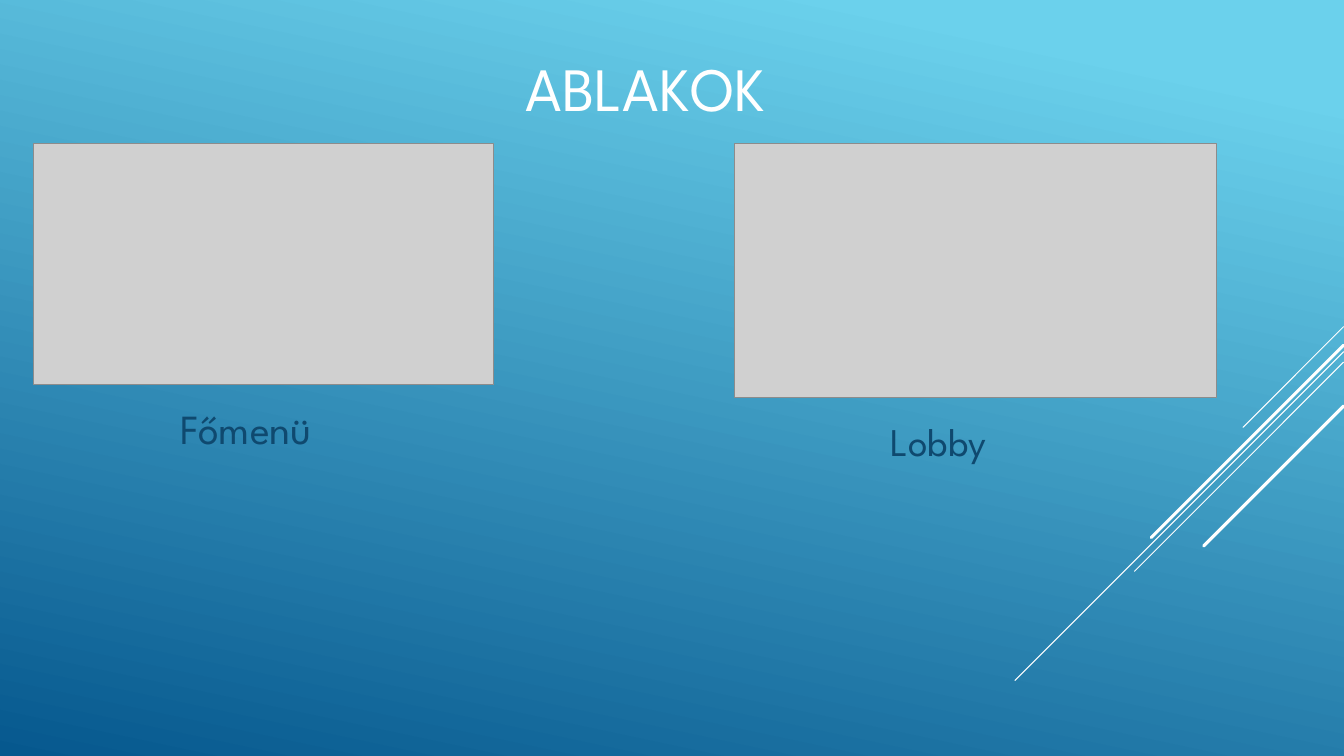
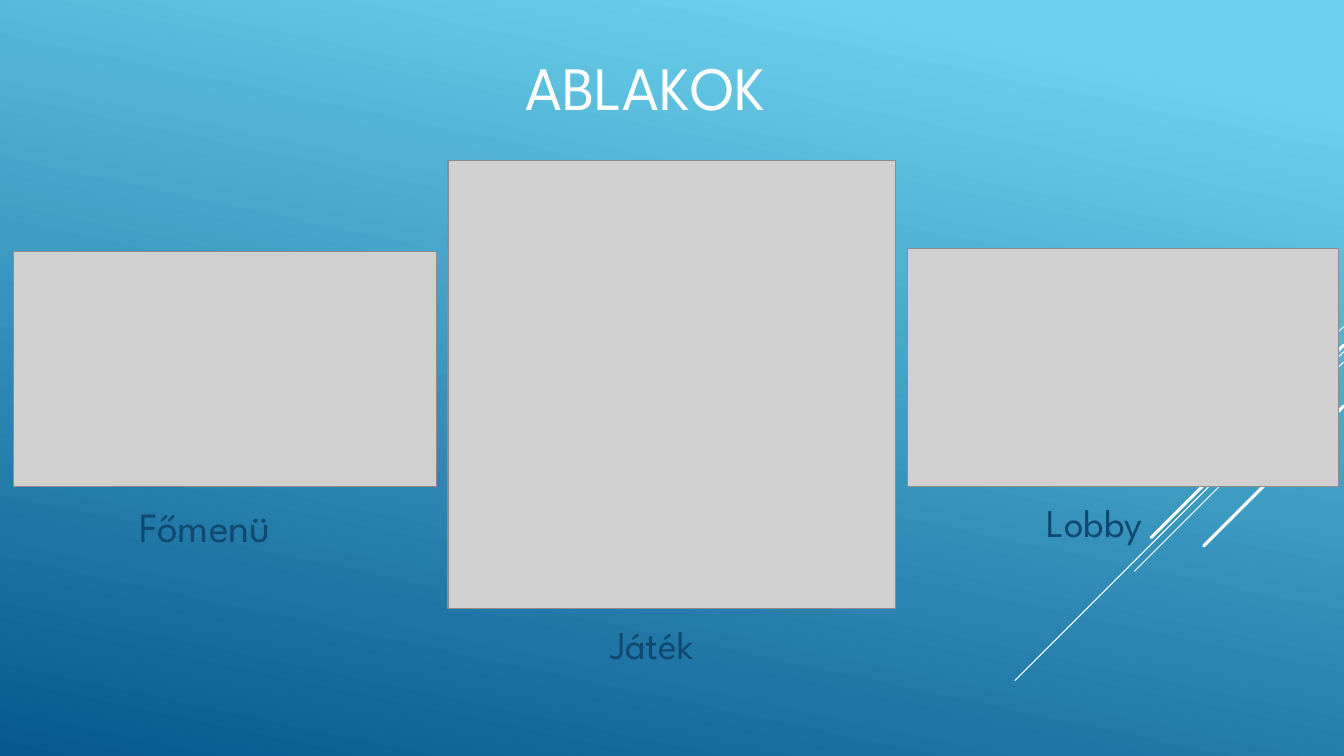
Before and after one commit to sukebenedek/TankyShooty, a slide deck: slide 3 of TankyShooty/TankyShooty/prezentáció.pptx (slide 2 before the commit). Drawn at 1344x756 pixels with LibreOffice and Linux fonts; fonts in the diff are those of the drawing; grey boxes stand for pictures. Boxes give left, top, right and bottom in pixels: in the first picture for what was removed or moved away, otherwise in the second. Text is boxed around its words. In the diff, an @@ line names an element or a change of style, - is before the commit and + after.

Commit message:
ppt

```diff
--- a/TankyShooty/TankyShooty/prezentáció.pptx
+++ b/TankyShooty/TankyShooty/prezentáció.pptx
@@ picture added at [448,160,895,609] @@
@@ picture: place and size @@
-picture at [34,144,494,385]
+picture at [14,252,437,487]
@@ picture: place and size @@
-picture at [735,144,1217,398]
+picture at [907,248,1339,487]
@@ text "Főmenü": place and size @@
-text "Főmenü" at [181,417,312,444]
+text "Főmenü" at [140,515,271,542]
@@ text "Lobby": place and size @@
-text "Lobby" at [891,429,987,464]
+text "Lobby" at [1047,510,1143,545]
@@ text added at [610,632,694,659], 28 pt, text #0F496F @@
+Játék
```
Also in this commit, not shown: 3 slides added, 8 other files.
